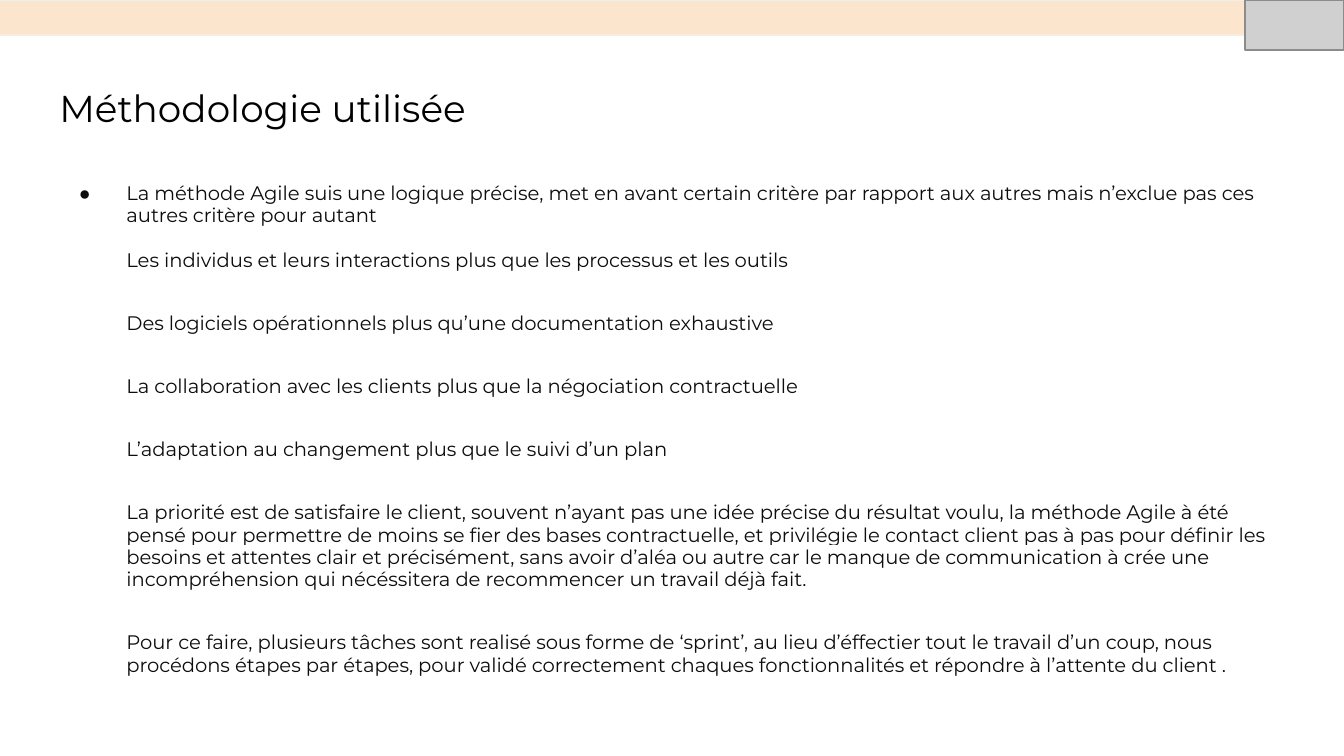
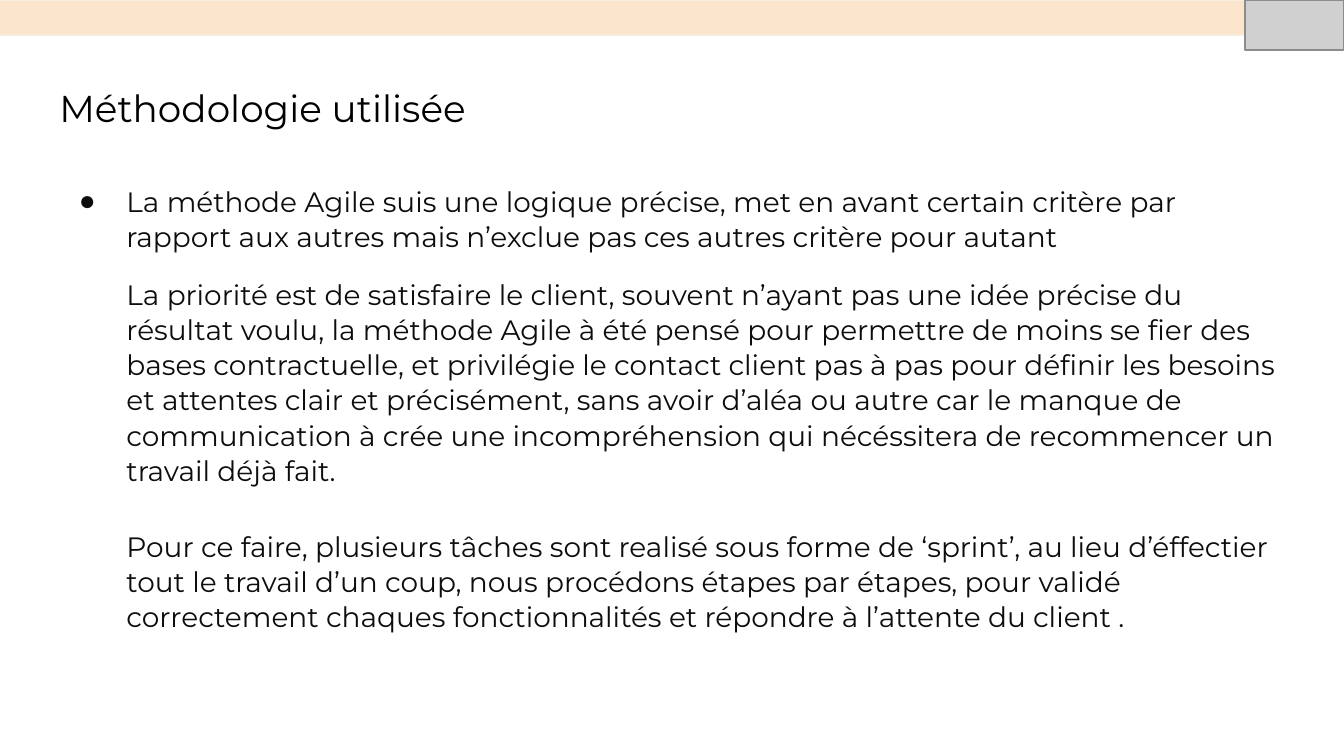
Before and after one commit to DennAmo/11, a slide deck: slide 9 of Aubry_Dennis_4_présentation.pptx. Drawn at 1344x756 pixels with LibreOffice and Linux fonts; fonts in the diff are those of the drawing; grey boxes stand for pictures. Boxes give left, top, right and bottom in pixels: in the first picture for what was removed or moved away, otherwise in the second. Text is boxed around its words. In the diff, an @@ line names an element or a change of style, - is before the commit and + after.

```diff
--- a/Aubry_Dennis_4_présentation.pptx
+++ b/Aubry_Dennis_4_présentation.pptx
@@ text "La méthode Agile suis une ..." at [126, 191, 1275, 633]: size 10.5 to 15 pt; line spacing 0.95 to 1.05 @@
@@ text at [126, 252, 798, 460]: paragraphs removed @@
-Les individus et leurs interactions plus que les processus et les outils
-Des logiciels opérationnels plus qu’une documentation exhaustive
-La collaboration avec les clients plus que la négociation contractuelle
-L’adaptation au changement plus que le suivi d’un plan
```
Also in this commit, not shown: 5 other slides changed, 1 slide added, 1 slide removed, 4 other files.
